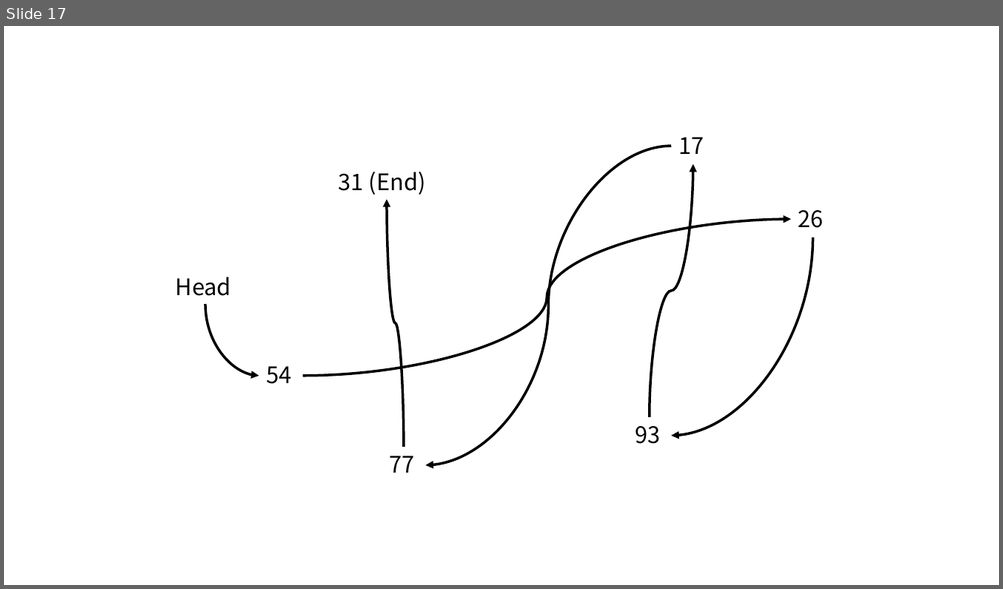
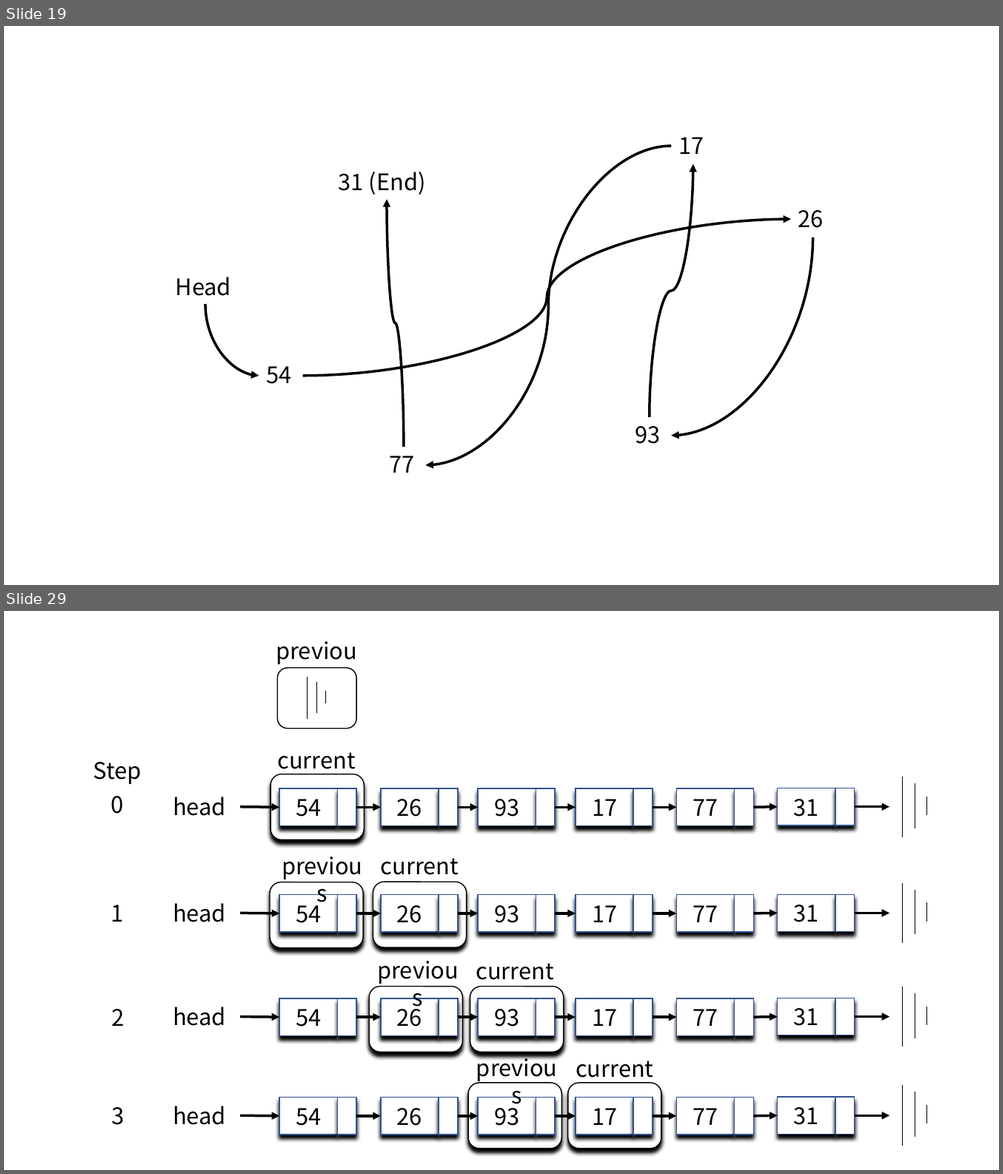
Before and after one commit to idebtor/DSpy, a slide deck: images/chap3/ch3.pptx. Shown one above the other, each under a label of ours: slide 17 before the commit, slides 19 and 29 after it; the slides between them are not shown. The pictures are 1003x589 and 1003x1174 pixels, drawn with LibreOffice and Linux fonts; fonts in the diff are those of the drawing. Boxes give left, top, right and bottom in pixels: in the first picture for what was removed or moved away, otherwise in the second. Text is boxed around its words. In the diff, an @@ line names an element or a change of style, - is before the commit and + after.

```diff
--- a/images/chap3/ch3.pptx
+++ b/images/chap3/ch3.pptx
@@ slide 29 added at [4,611,999,1170], background #FFFFFF @@
@@ group added at [94,632,926,1149]: 48 rectangles, 28 arrows, 17 texts, 15 lines, 8 rounded rectangles @@
+previous
+54
+26
+93
+17
+77
+31
+head
+current
+54
+26
+93
+17
+77
+31
+head
+previous
+54
+26
+93
+17
+77
+31
+head
+previous
+54
+26
+93
+17
+77
+31
+head
+current
+current
+current
+previous
+0
+Step
+1
+2
+3
@@ what was slide 17 is now slide 19 @@
```
Also in this commit, not shown: 16 other slides added, 34 other files.
